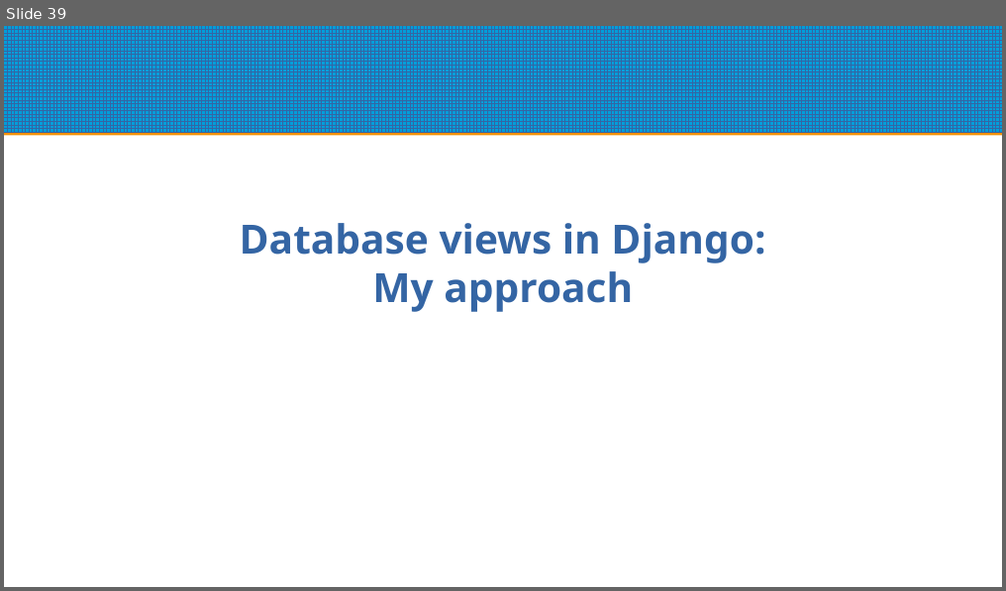
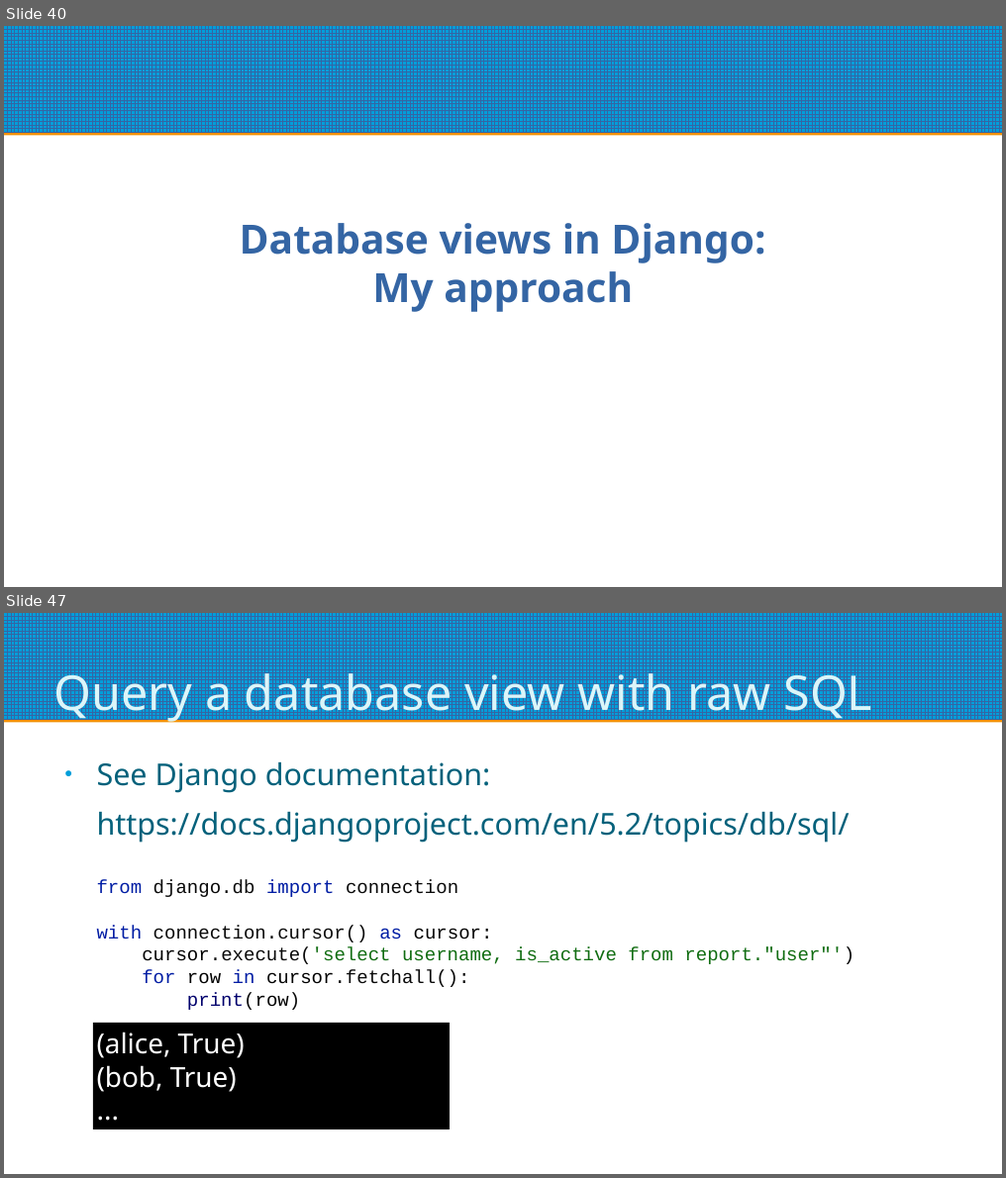
Before and after one commit to roskakori/django-reporting-with-raw-sql, a slide deck: Django reporting with raw SQL.odp. Shown one above the other, each under a label of ours: slide 39 before the commit, slides 40 and 47 after it; the slides between them are not shown. The pictures are 1006x591 and 1006x1178 pixels, drawn with LibreOffice and Linux fonts; fonts in the diff are those of the drawing. Boxes give left, top, right and bottom in pixels: in the first picture for what was removed or moved away, otherwise in the second. Text is boxed around its words. In the diff, an @@ line names an element or a change of style, - is before the commit and + after.

Commit message:
#1 Fix database views and add example for round trip engineering

```diff
--- a/Django reporting with raw SQL.odp
+++ b/Django reporting with raw SQL.odp
@@ slide 47 added at [4, 613, 1002, 1174], background #FFFFFF; not listed: 1 template element that a slide beside it also shows @@
@@ title added at [54, 664, 872, 722], 38.2 pt, text #DBF5F9 @@
+Query a database view with raw SQL
@@ text added at [97, 761, 849, 843], 24 pt, text #04617B @@
+● See Django documentation:
+https://docs.djangoproject.com/en/5.2/topics/db/sql/
@@ text added at [97, 880, 854, 1010], 15 pt, text #090909 @@
+from django.db import connection
+with connection.cursor() as cursor:
+cursor.execute('select username, is_active from report."user"')
+for row in cursor.fetchall():
+print(row)
@@ rectangle added at [93, 1023, 450, 1130], fill #000000, 22 pt, text #FFFFFF @@
+(alice, True)
+(bob, True)
+...
@@ what was slide 39 is now slide 40 @@
```
Also in this commit, not shown: 7 slides changed, 28 other slides added, 18 slides removed, 9 other files.
